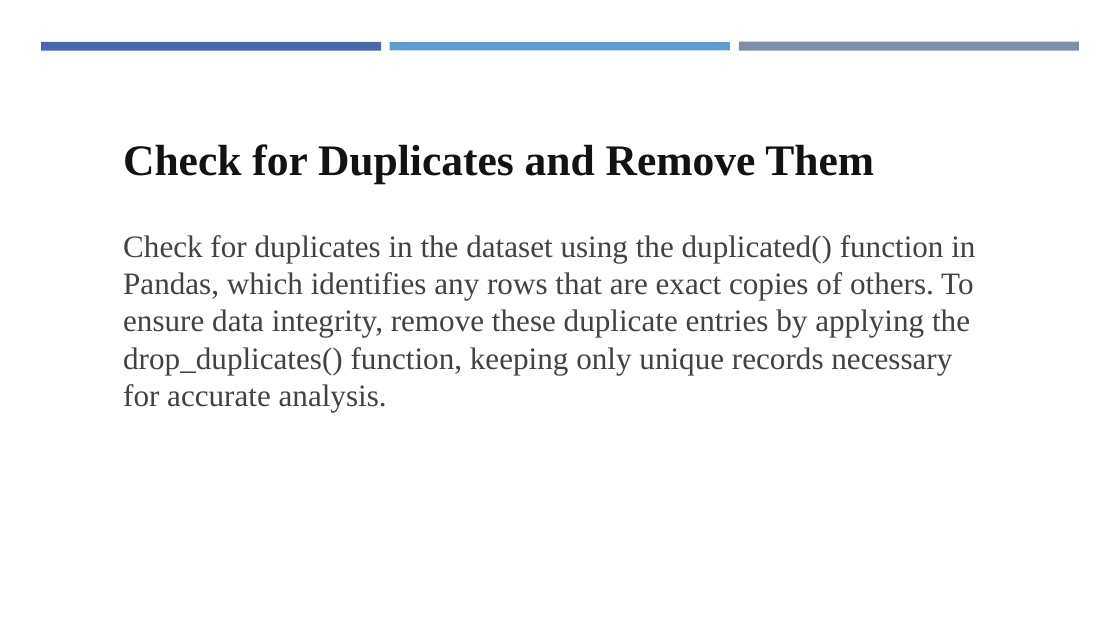
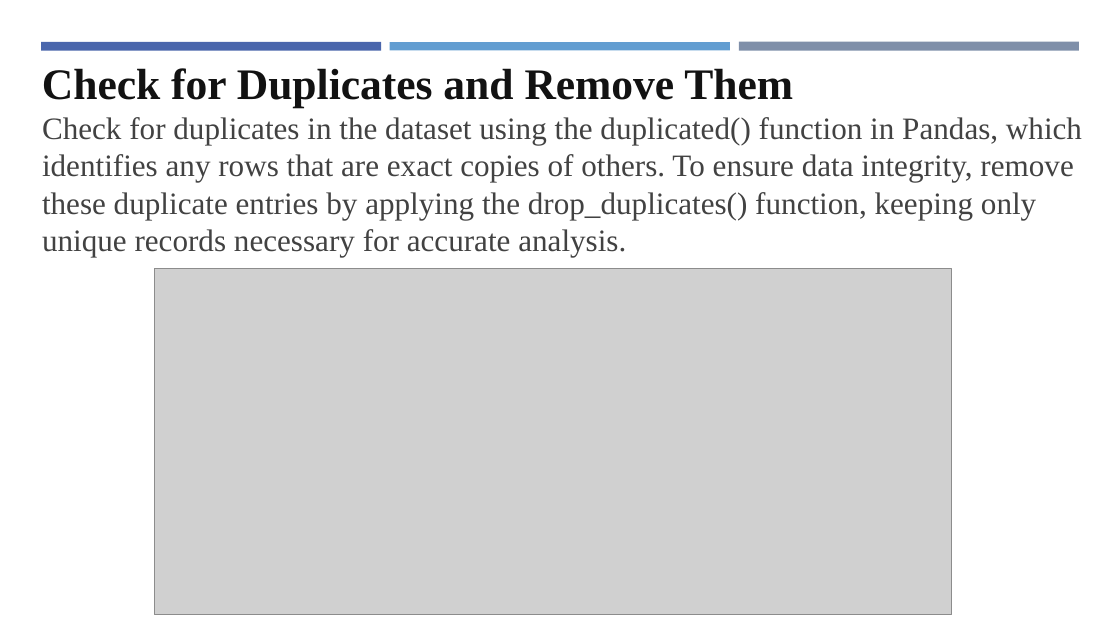
Before and after one commit to kouakoua1/Hospital-Analysis, a slide deck: slide 10 of 5 - Hospital Data Analysis report - Presentation.pptx (slide 17 before the commit). Drawn at 1120x630 pixels with LibreOffice and Linux fonts; fonts in the diff are those of the drawing; grey boxes stand for pictures. Boxes give left, top, right and bottom in pixels: in the first picture for what was removed or moved away, otherwise in the second. Text is boxed around its words. In the diff, an @@ line names an element or a change of style, - is before the commit and + after.

```diff
--- a/5 - Hospital Data Analysis report - Presentation.pptx
+++ b/5 - Hospital Data Analysis report - Presentation.pptx
@@ text "Check for Duplicates and Remove ...": place and size @@
-text "Check for Duplicates and Remove ..." at (123,144,874,183)
+text "Check for Duplicates and Remove ..." at (42,68,793,108)
@@ text "Check for duplicates in the ..." rewrapped from (123,235,975,412) to (42,117,1082,257) @@
@@ picture added at (155,269,952,615) @@
```
Also in this commit, not shown: 18 other slides changed, 5 slides added, 21 slides removed.
